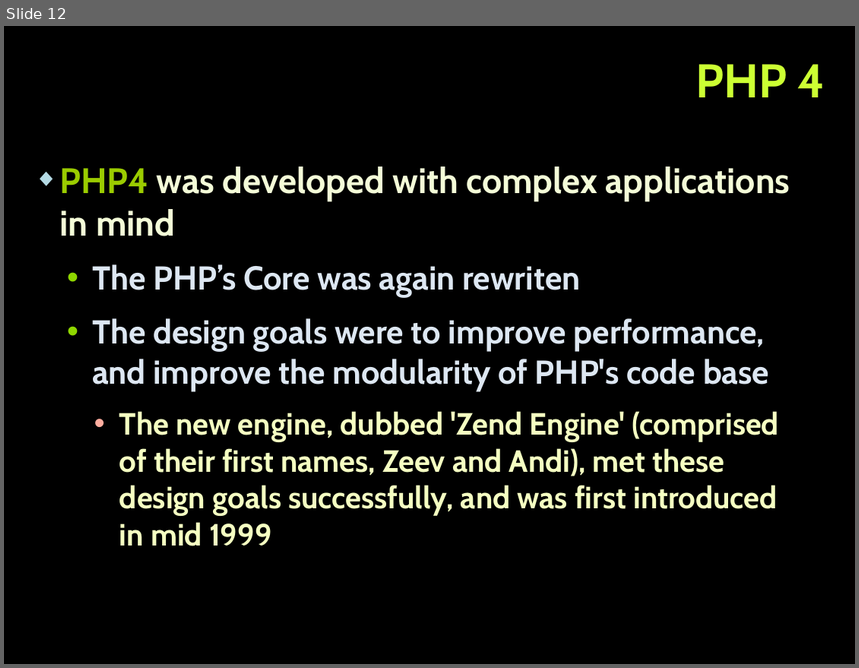
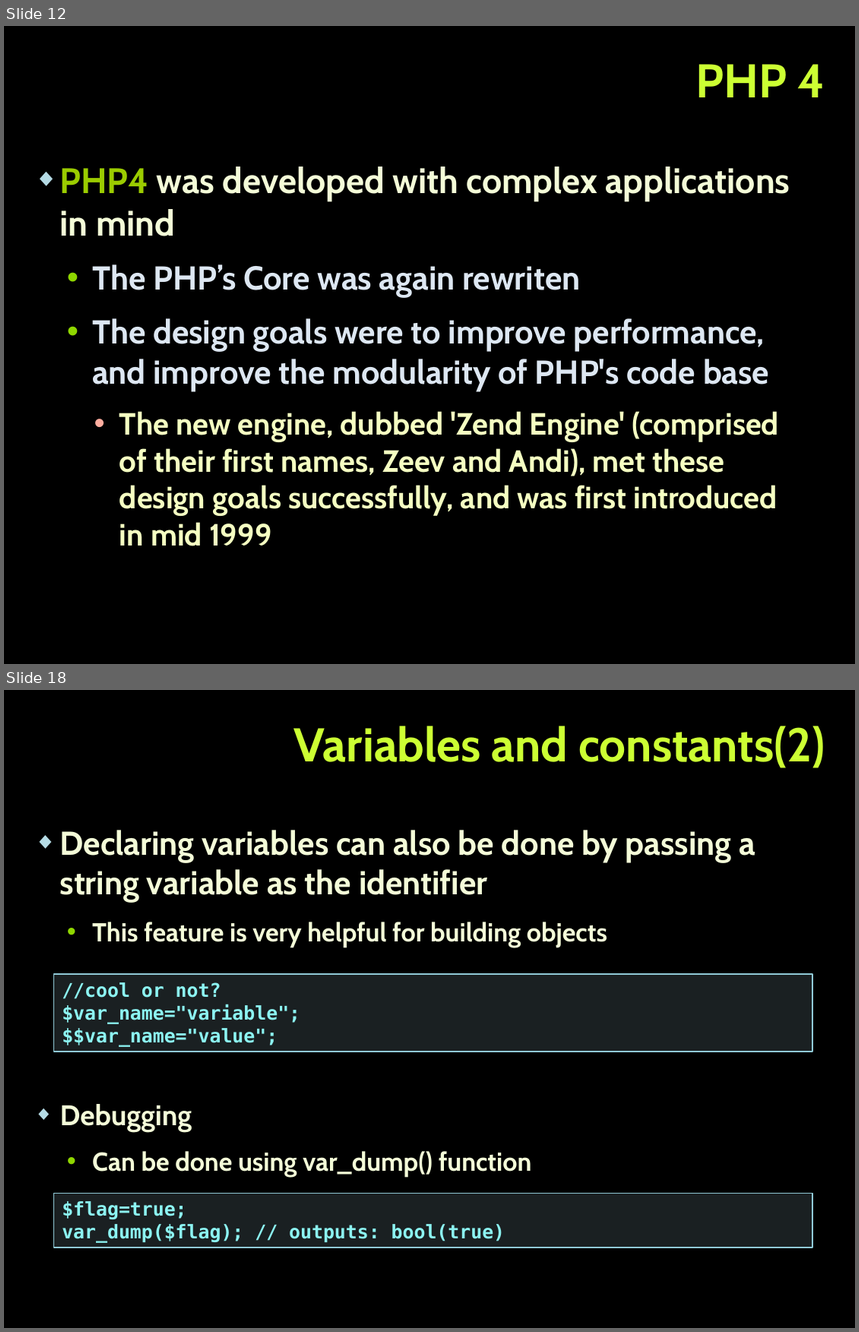
Before and after one commit to tanzhur/PHP_MVC-seminar, a slide deck: PHP_MVC.pptx. Shown one above the other, each under a label of ours: slide 12 before the commit, slides 12 and 18 after it; the slides between them are not shown. The pictures are 859x668 and 859x1332 pixels, drawn with LibreOffice and Linux fonts; fonts in the diff are those of the drawing; background and template pictures are left out. Boxes give left, top, right and bottom in pixels: in the first picture for what was removed or moved away, otherwise in the second. Text is boxed around its words. In the diff, an @@ line names an element or a change of style, - is before the commit and + after.

```diff
--- a/PHP_MVC.pptx
+++ b/PHP_MVC.pptx
@@ slide 18 added at [4,690,855,1328], background picture (left out) @@
@@ title added at [294,726,825,768], 40 pt, text #CCFF33, bold @@
+Variables and constants(2)
@@ text added at [60,830,756,1172], 22 pt, text #F4FCD8, bold @@
+◆ Declaring variables can also be done by passing a string variable as the identifier
+  • This feature is very helpful for building objects
+◆ Debugging
+  • Can be done using var_dump() function
@@ rectangle added at [53,974,813,1052], fill #B5DBE5 at 15% opacity, outline #90CAD7 1 pt, 16 pt, text #8CF4F2, bold @@
+//cool or not?
+$var_name="variable";
+$$var_name="value";
@@ rectangle added at [53,1194,813,1249], fill #B5DBE5 at 15% opacity, outline #90CAD7 1 pt, 16 pt, text #8CF4F2, bold @@
+$flag=true;
+var_dump($flag); // outputs: bool(true)
```
Also in this commit, not shown: 1 slide changed, 5 other slides added, 21 slides removed, 1 other file.
